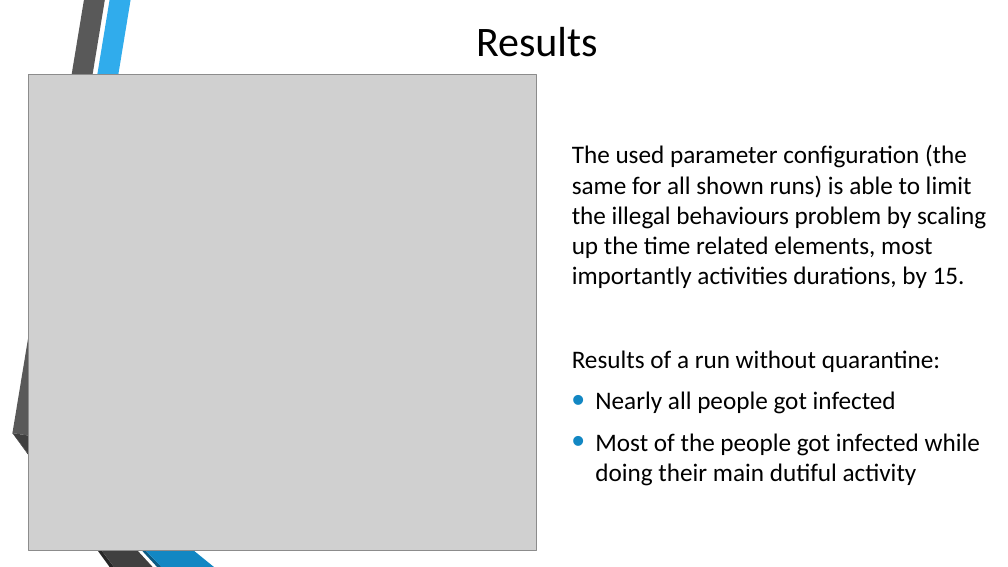
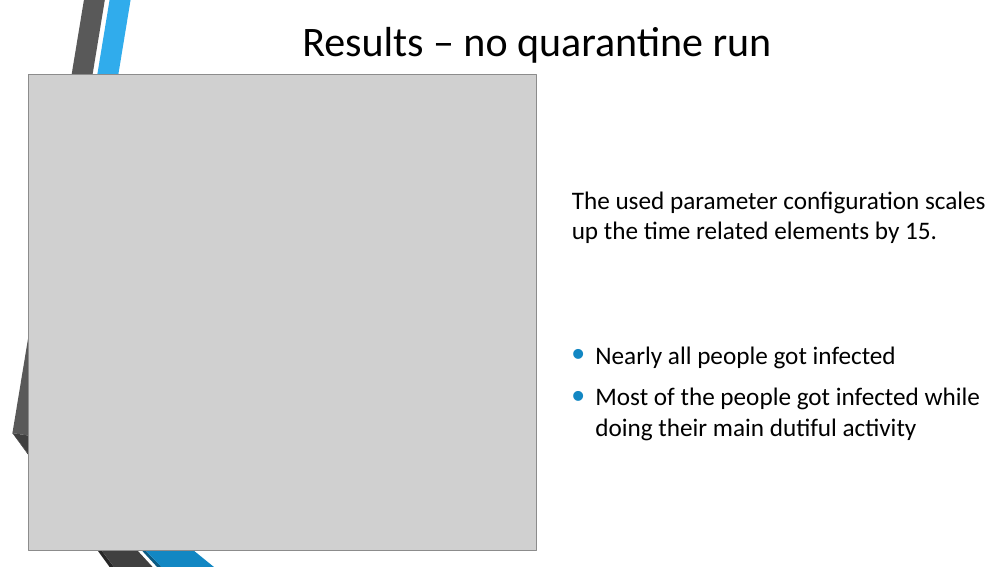
Before and after one commit to gpisanelli/EpiDEMExtended, a slide deck: slide 11 of docs/EpiDEMExtendedPresentation.pptx (slide 12 before the commit). Drawn at 1008x567 pixels with LibreOffice and Linux fonts; fonts in the diff are those of the drawing; grey boxes stand for pictures; background and template pictures are left out. Boxes give left, top, right and bottom in pixels: in the first picture for what was removed or moved away, otherwise in the second. Text is boxed around its words. In the diff, an @@ line names an element or a change of style, - is before the commit and + after.

```diff
--- a/docs/EpiDEMExtendedPresentation.pptx
+++ b/docs/EpiDEMExtendedPresentation.pptx
@@ title at <box>302,27,772,63</box>: text changed @@
-Results
+Results – no quarantine run
@@ text at <box>572,191,986,243</box>: text changed @@
-The used parameter configuration (the same for all shown runs) is able to limit the illegal behaviours problem by scaling up the time related elements, most importantly activities durations, by 15.
-Results of a run without quarantine:
+The used parameter configuration scales up the time related elements by 15.
```
Also in this commit, not shown: 14 other slides changed, 1 slide removed.
